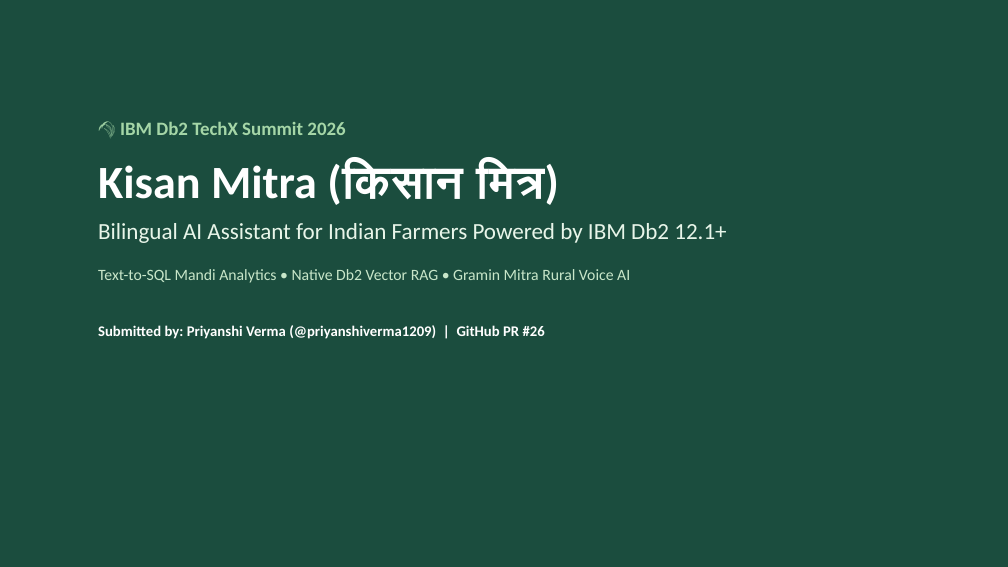
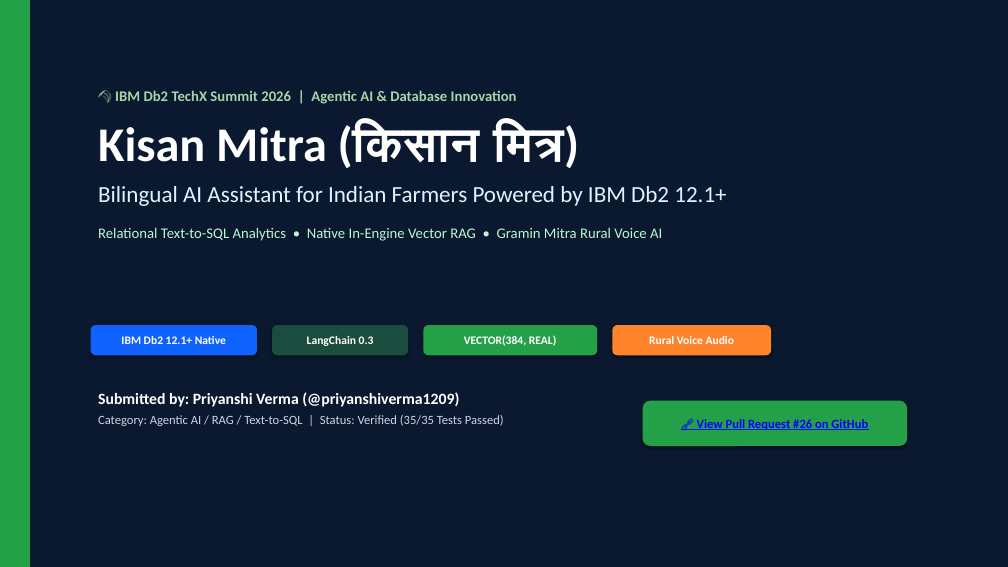
Before and after one commit to KunalGolaIBM/IBM_Db2_TechX_Project_Submission, a slide deck: slide 1 of submissions/kisan-mitra/docs/Kisan_Mitra_IBM_Db2_Presentation.pptx. Drawn at 1008x567 pixels with LibreOffice and Linux fonts; fonts in the diff are those of the drawing. Boxes give left, top, right and bottom in pixels: in the first picture for what was removed or moved away, otherwise in the second. Text is boxed around its words. In the diff, an @@ line names an element or a change of style, - is before the commit and + after.

```diff
--- a/submissions/kisan-mitra/docs/Kisan_Mitra_IBM_Db2_Presentation.pptx
+++ b/submissions/kisan-mitra/docs/Kisan_Mitra_IBM_Db2_Presentation.pptx
@@ rectangle at (0,0,1008,567): fill #1B4D3E to #0A192F @@
@@ rectangle added at (0,0,30,567), fill #24A148 @@
@@ text "🌾 IBM Db2 TechX Summit ...": place and size @@
-text "🌾 IBM Db2 TechX Summit ..." at (98,122,726,339)
+text "🌾 IBM Db2 TechX Summit ..." at (98,90,726,241)
@@ text at (115,90,517,104): text changed; size 18 to 14 pt @@
-🌾 IBM Db2 TechX Summit 2026
+🌾 IBM Db2 TechX Summit 2026 | Agentic AI & Database Innovation
@@ text at (98,120,726,206): size 44 to 46 pt in "Kisan Mitra (किसान मित्र)"; text colour #E8F5E9 to #E0F2FE in "Bilingual AI Assistant for Indian Farmers Powered ..."; less space between paragraphs @@
@@ text at (98,227,662,241): text changed; size 15 to 14 pt; text colour #C8E6C9 to #BBF7D0 @@
-Text-to-SQL Mandi Analytics • Native Db2 Vector RAG • Gramin Mitra Rural Voice AI
-Submitted by: Priyanshi Verma (@priyanshiverma1209) | GitHub PR #26
+Relational Text-to-SQL Analytics • Native In-Engine Vector RAG • Gramin Mitra Rural Voice AI
@@ rounded rectangle added at (91,325,257,355), fill #0F62FE, 11 pt, text #FFFFFF, bold @@
+IBM Db2 12.1+ Native
@@ rounded rectangle added at (272,325,408,355), fill #1B4D3E, 11 pt, text #FFFFFF, bold @@
+LangChain 0.3
@@ rounded rectangle added at (423,325,597,355), fill #24A148, 11 pt, text #FFFFFF, bold @@
+VECTOR(384, REAL)
@@ rounded rectangle added at (613,325,771,355), fill #FF832B, 11 pt, text #FFFFFF, bold @@
+Rural Voice Audio
@@ text added at (98,392,504,426), 12 pt, text #CBD5E1 @@
+Submitted by: Priyanshi Verma (@priyanshiverma1209)
+Category: Agentic AI / RAG / Text-to-SQL | Status: Verified (35/35 Tests Passed)
@@ rounded rectangle added at (643,401,907,446), fill #24A148, 12 pt, text #0000FF, bold, underline @@
+🔗 View Pull Request #26 on GitHub
```
Also in this commit, not shown: 7 other slides changed, 4 slides added, 2 slides removed.
